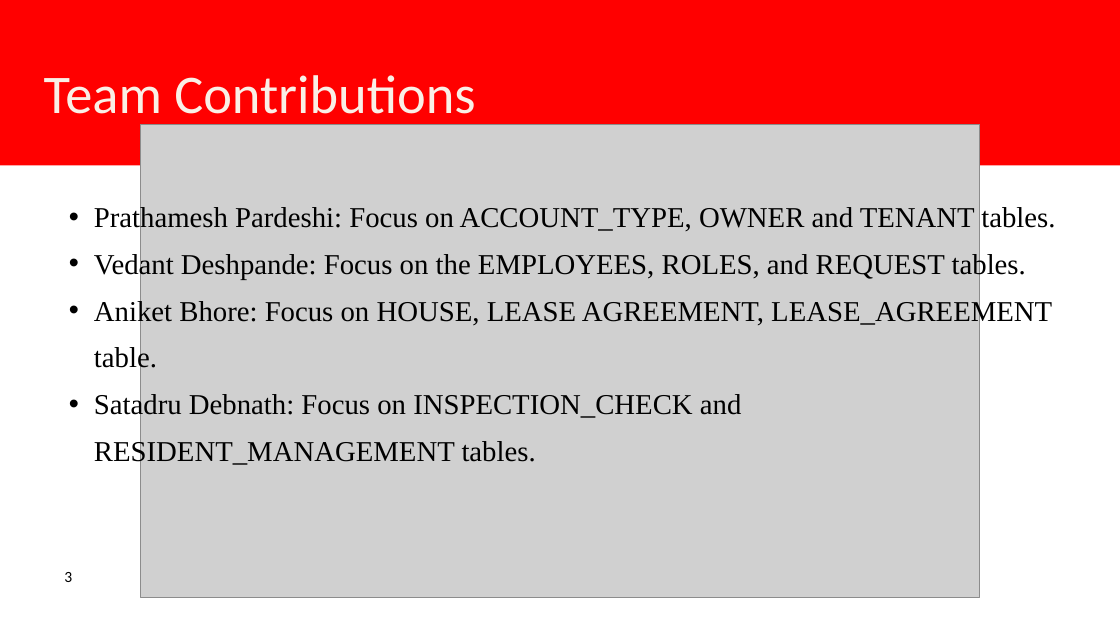
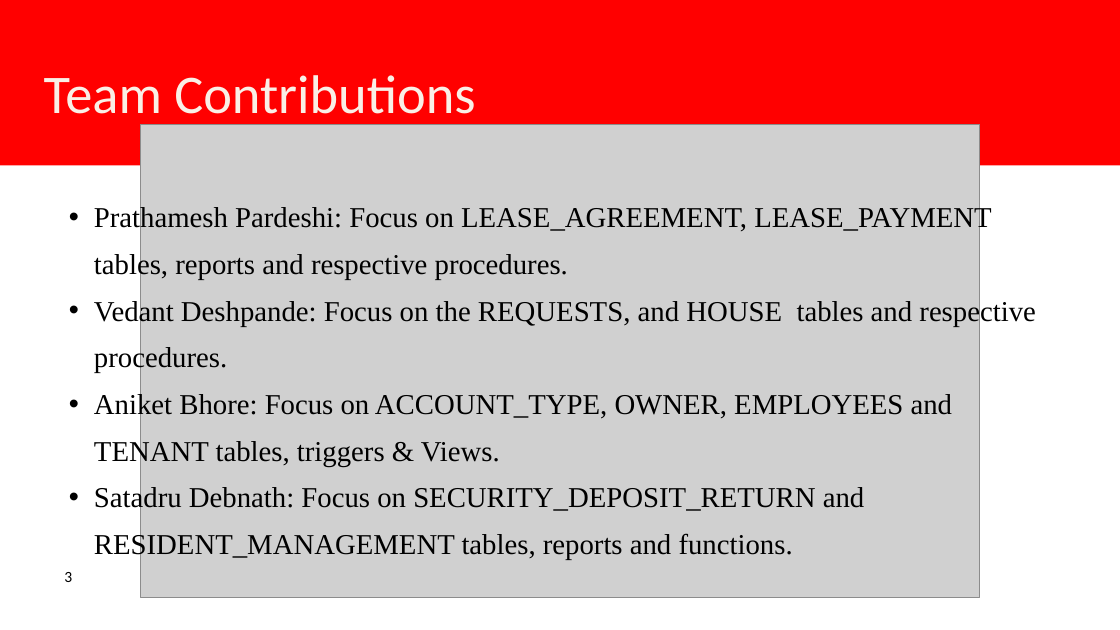
Before and after one commit to Prathmesh1723/DAMG6210_Data_Management_and_Database_Design_Databaes, a slide deck: slide 4 of DAMG_FIinal_PPT.pptx. Drawn at 1120x630 pixels with LibreOffice and Linux fonts; fonts in the diff are those of the drawing; grey boxes stand for pictures. Boxes give left, top, right and bottom in pixels: in the first picture for what was removed or moved away, otherwise in the second. Text is boxed around its words. In the diff, an @@ line names an element or a change of style, - is before the commit and + after.

Commit message:
PPT Upload

```diff
--- a/DAMG_FIinal_PPT.pptx
+++ b/DAMG_FIinal_PPT.pptx
@@ text at (94, 205, 1035, 560): text changed @@
-  • Prathamesh Pardeshi: Focus on ACCOUNT_TYPE, OWNER and TENANT tables.
-  • Vedant Deshpande: Focus on the EMPLOYEES, ROLES, and REQUEST tables.
-  • Aniket Bhore: Focus on HOUSE, LEASE AGREEMENT, LEASE_AGREEMENT table.
-  • Satadru Debnath: Focus on INSPECTION_CHECK and RESIDENT_MANAGEMENT tables.
+  • Prathamesh Pardeshi: Focus on LEASE_AGREEMENT, LEASE_PAYMENT tables, reports and respective procedures.
+  • Vedant Deshpande: Focus on the REQUESTS, and HOUSE tables and respective procedures.
+  • Aniket Bhore: Focus on ACCOUNT_TYPE, OWNER, EMPLOYEES and TENANT tables, triggers & Views.
+  • Satadru Debnath: Focus on SECURITY_DEPOSIT_RETURN and RESIDENT_MANAGEMENT tables, reports and functions.
```
Also in this commit, not shown: 3 other slides changed.
